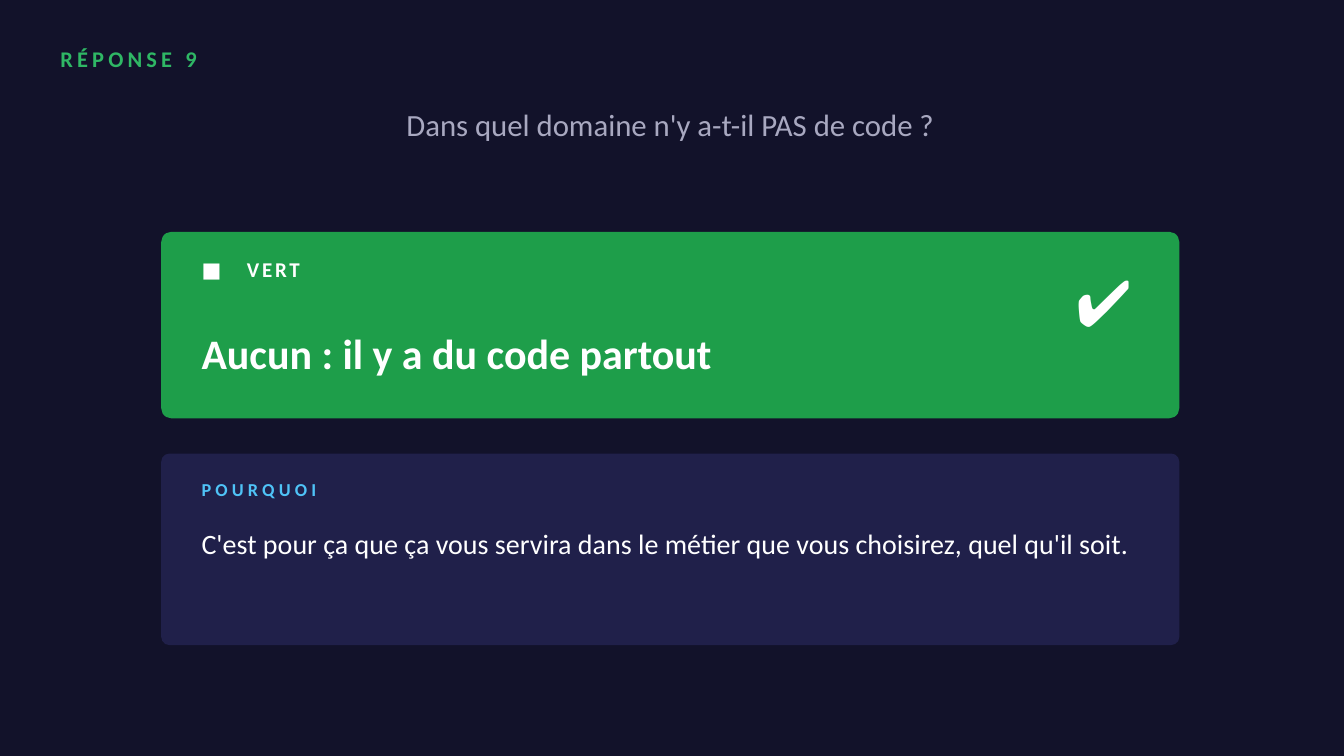
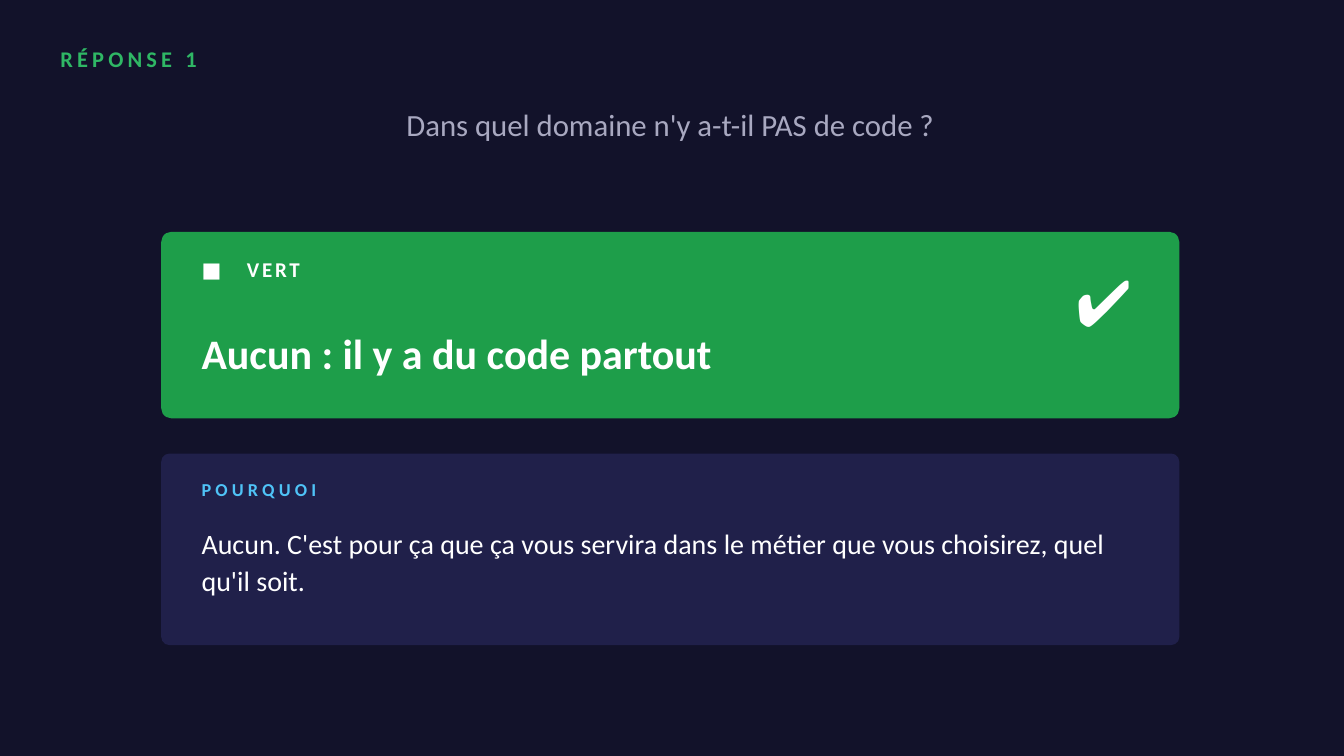
Before and after one commit to koffipierredamien/python-learning, a slide deck: slide 3 of 2-seances/S02-premier-contact/a-projeter/quiz-seance-1.pptx (slide 19 before the commit). Drawn at 1344x756 pixels with LibreOffice and Linux fonts; fonts in the diff are those of the drawing. Boxes give left, top, right and bottom in pixels: in the first picture for what was removed or moved away, otherwise in the second. Text is boxed around its words. In the diff, an @@ line names an element or a change of style, - is before the commit and + after.

```diff
--- a/2-seances/S02-premier-contact/a-projeter/quiz-seance-1.pptx
+++ b/2-seances/S02-premier-contact/a-projeter/quiz-seance-1.pptx
@@ text at (x1=60, y1=48, x2=196, y2=67): text changed @@
-RÉPONSE 9
+RÉPONSE 1
@@ text at (x1=202, y1=534, x2=1104, y2=596): text changed @@
-C'est pour ça que ça vous servira dans le métier que vous choisirez, quel qu'il soit.
+Aucun. C'est pour ça que ça vous servira dans le métier que vous choisirez, quel qu'il soit.
```
Also in this commit, not shown: 19 other slides changed, 8 slides added, 8 slides removed, 5 other files.
